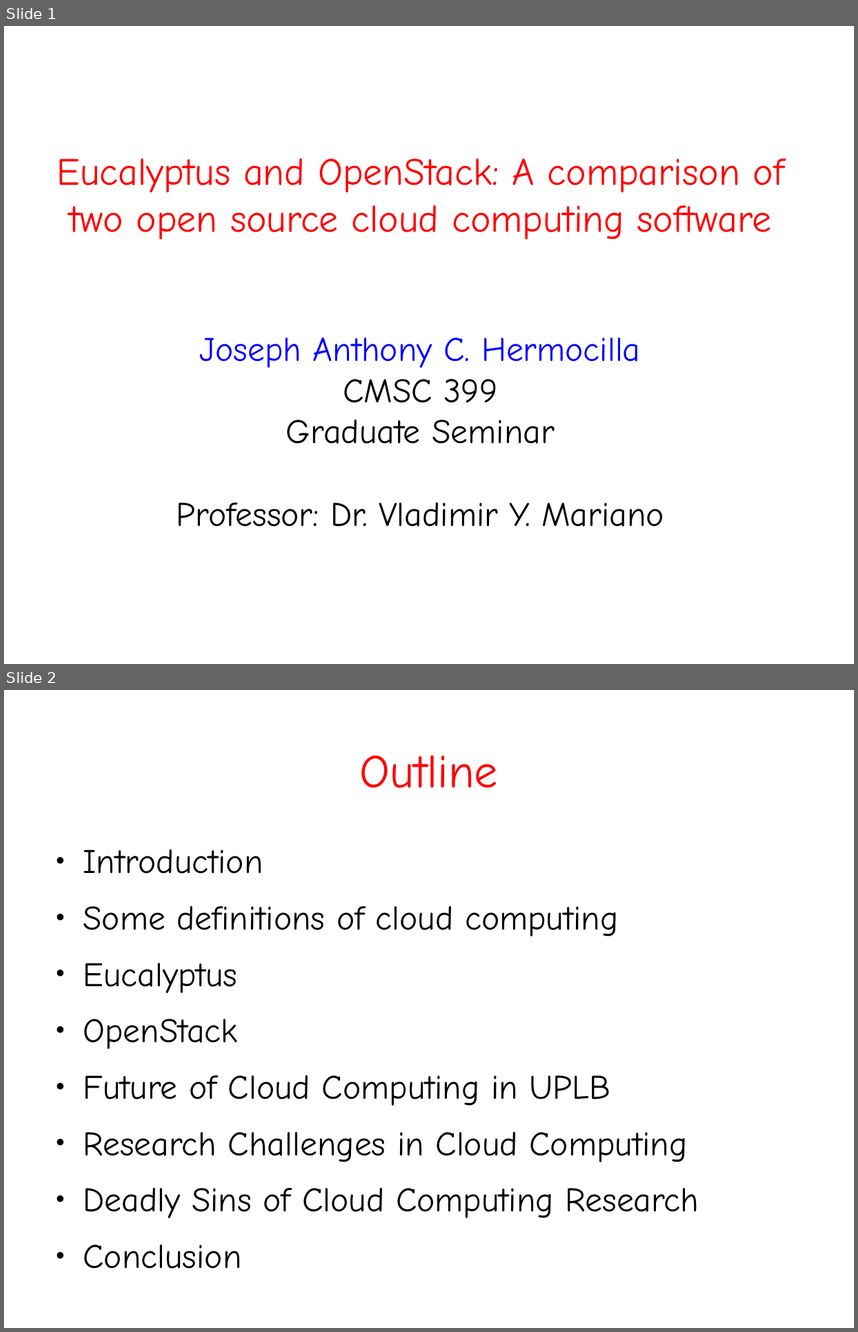
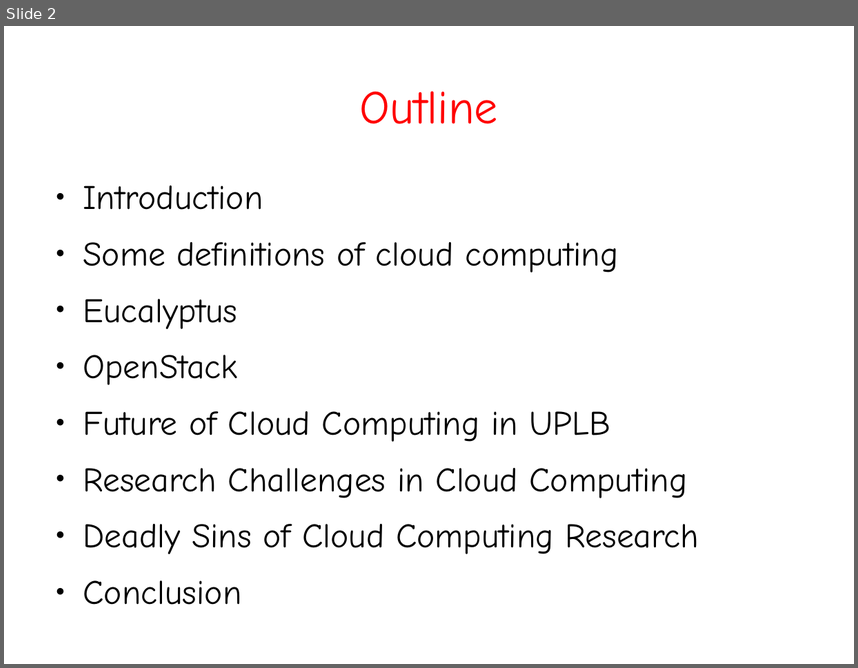
Before and after one commit to aanovelo/cmsc-137-ab5l-project, a slide deck: jach-phd/seminars/CMSC399-2-slides.odp. Shown one above the other, each under a label of ours: slides 1 and 2 before the commit, slide 2 after it. The pictures are 858x1332 and 858x668 pixels, drawn with LibreOffice and Linux fonts; fonts in the diff are those of the drawing. Boxes give left, top, right and bottom in pixels: in the first picture for what was removed or moved away, otherwise in the second. Text is boxed around its words. In the diff, an @@ line names an element or a change of style, - is before the commit and + after.

```diff
--- a/jach-phd/seminars/CMSC399-2-slides.odp
+++ b/jach-phd/seminars/CMSC399-2-slides.odp
@@ slide 1 removed at [4,26,854,664], background #FFFFFF @@
@@ subtitle removed at [56,158,784,526] @@
-Eucalyptus and OpenStack: A comparison of two open source cloud computing software
-Joseph Anthony C. Hermocilla
-CMSC 399
-Graduate Seminar
-Professor: Dr. Vladimir Y. Mariano
```
Also in this commit, not shown: 3 slides added, 22 other slides removed.
